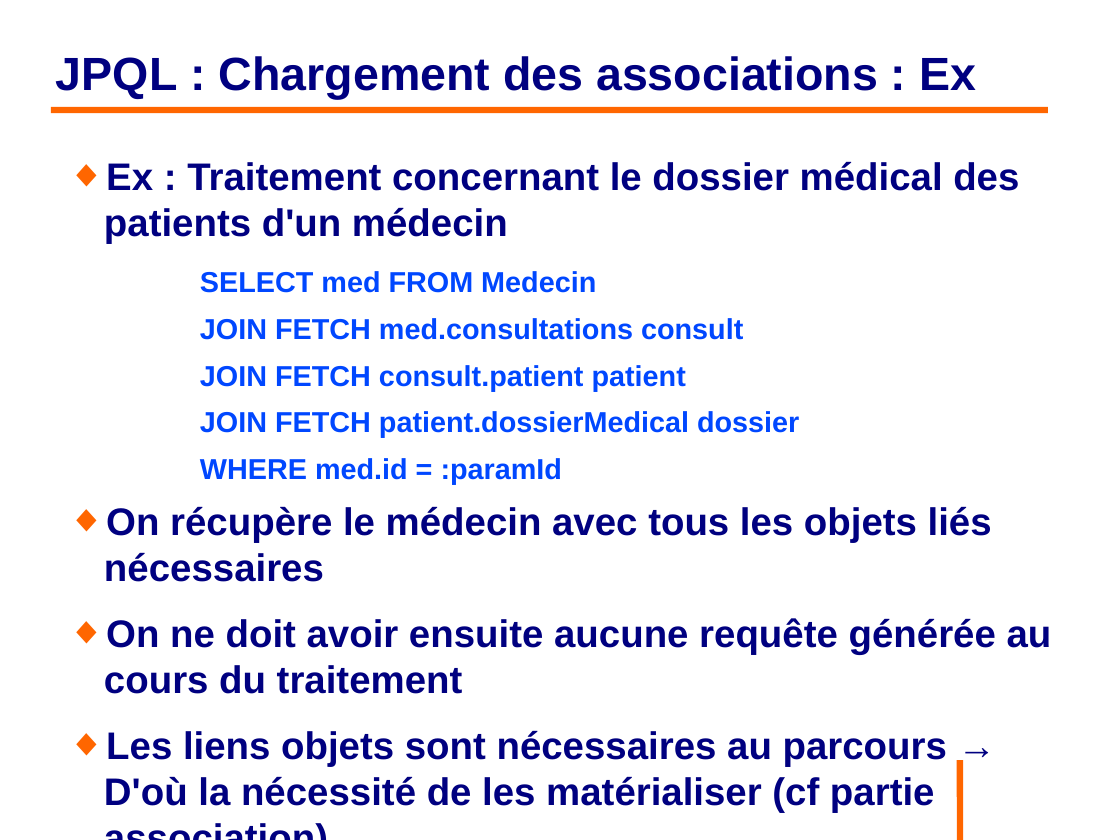
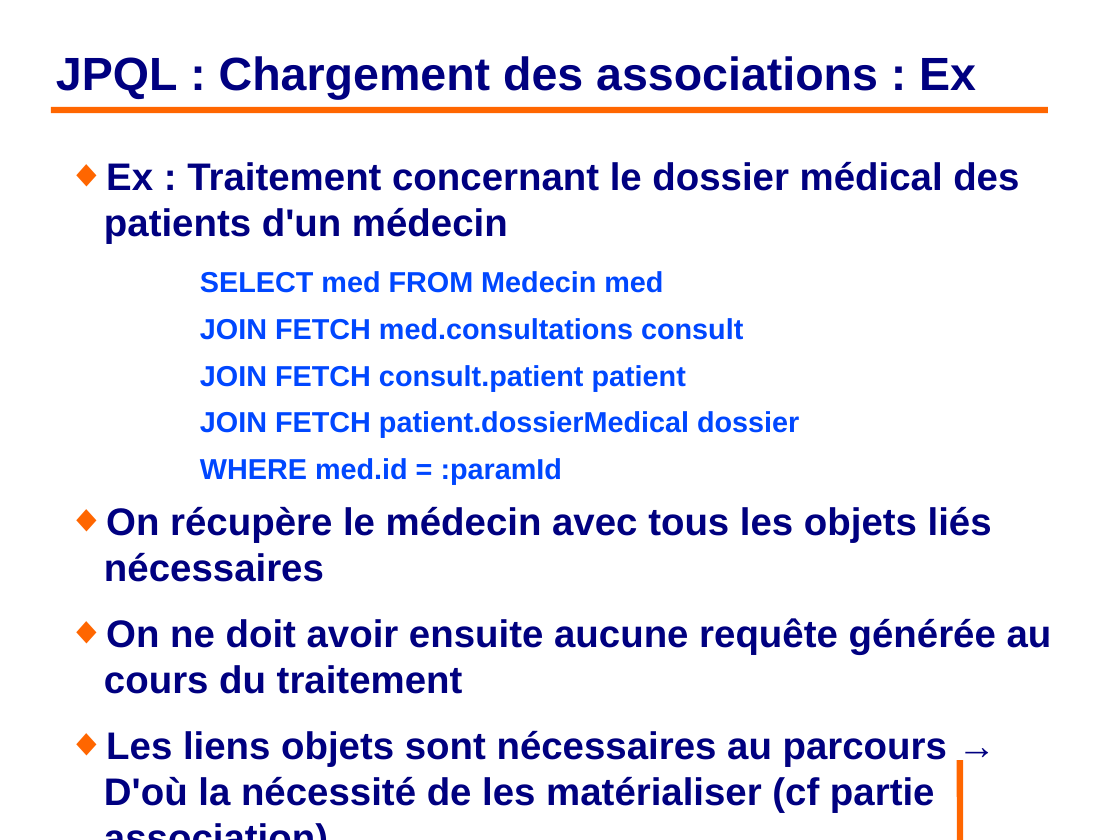
Before and after one commit to philphils/formation-hibernate-basique, a slide deck: slide 136 of Documentation/diapo_formation_hibernate.odp. Drawn at 1120x840 pixels with LibreOffice and Linux fonts; fonts in the diff are those of the drawing; background and template pictures are left out. Boxes give left, top, right and bottom in pixels: in the first picture for what was removed or moved away, otherwise in the second. Text is boxed around its words. In the diff, an @@ line names an element or a change of style, - is before the commit and + after.

```diff
--- a/Documentation/diapo_formation_hibernate.odp
+++ b/Documentation/diapo_formation_hibernate.odp
@@ text at [200, 271, 663, 293]: text changed @@
-    SELECT med FROM Medecin
+    SELECT med FROM Medecin med
```
Also in this commit, not shown: 4 other slides changed.
